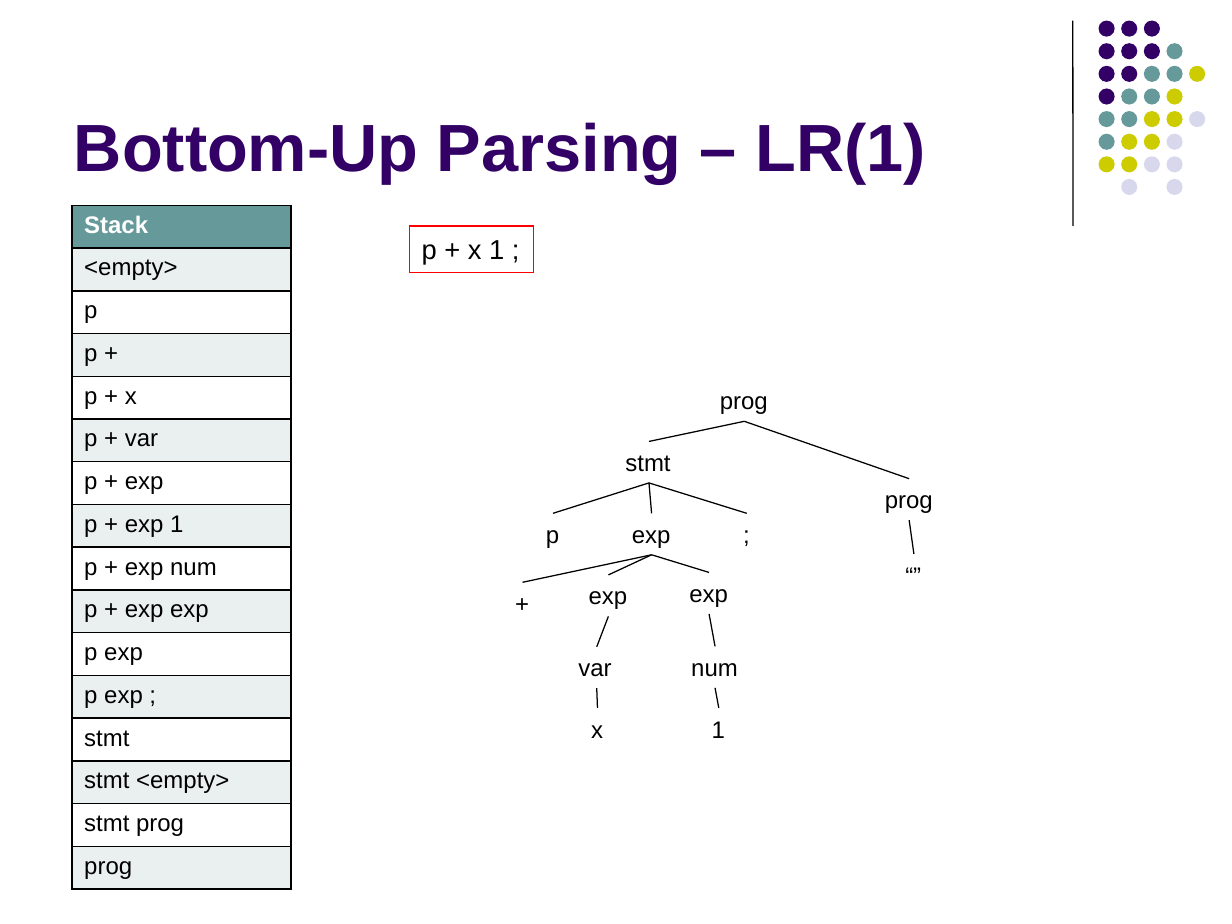
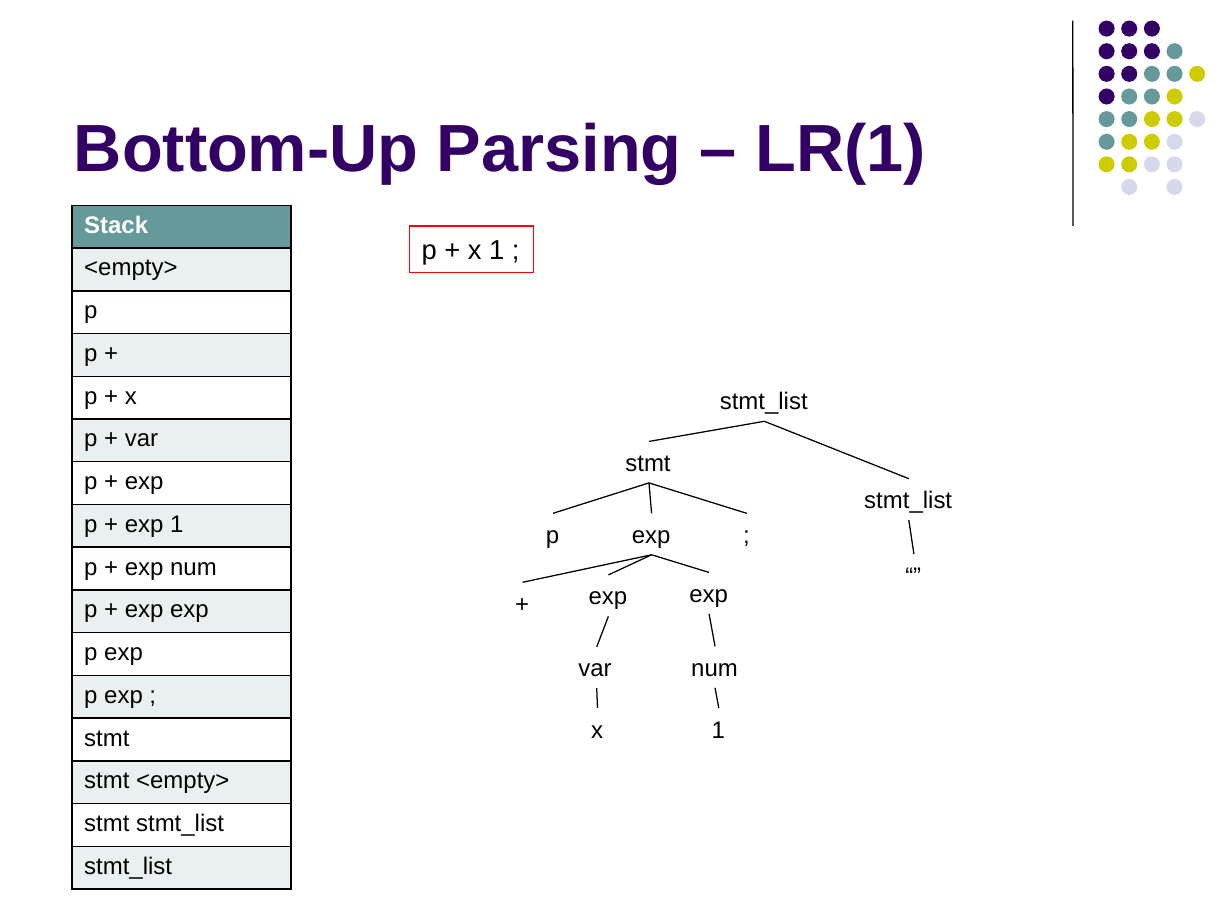
Before and after one commit to lutzhamel/CSC402, a slide deck: slide 6 of notes/csc402-ln021.pptx. Drawn at 1232x924 pixels with LibreOffice and Linux fonts; fonts in the diff are those of the drawing. Boxes give left, top, right and bottom in pixels: in the first picture for what was removed or moved away, otherwise in the second. Text is boxed around its words. In the diff, an @@ line names an element or a change of style, - is before the commit and + after.

```diff
--- a/notes/csc402-ln021.pptx
+++ b/notes/csc402-ln021.pptx
@@ table at box(71, 206, 291, 891) @@
-row 15, column 1: stmt prog
+row 15, column 1: stmt stmt_list
-row 16, column 1: prog
+row 16, column 1: stmt_list
@@ text at box(720, 391, 808, 414): text changed @@
-prog
+stmt_list
@@ line moved from (744, 421) - (649, 441) to (764, 421) - (649, 441) @@
@@ line moved from (744, 421) - (909, 479) to (764, 421) - (909, 479) @@
@@ text at box(864, 490, 952, 513): text changed @@
-prog
+stmt_list
```
Also in this commit, not shown: 1 other slide changed, 1 other file.
